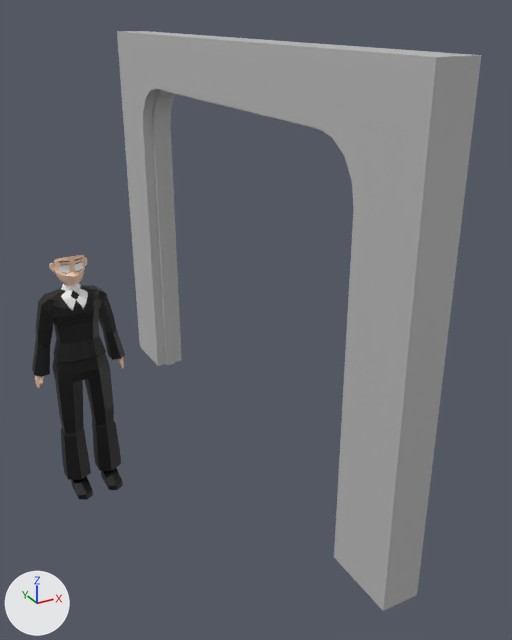
A saved change to the FBX model DefaultTileset/Meshes/mesh_arch_large_3.fbx.
Before and after are seen from a 50 mm lens placed at (-2.25, -4.35, 3.18), pointed at (-0.11, -0.46, 1.24). Every picture has the same lights, and +X, +Y and +Z are marked at lower left. Where no turn or scale is listed for an object, it has been applied to the vertices. Vertices at the same position are counted once.

In view in the first picture: 'Body', 'mesh_arch.000', 'mesh_arch.001', 'mesh_arch.003'.
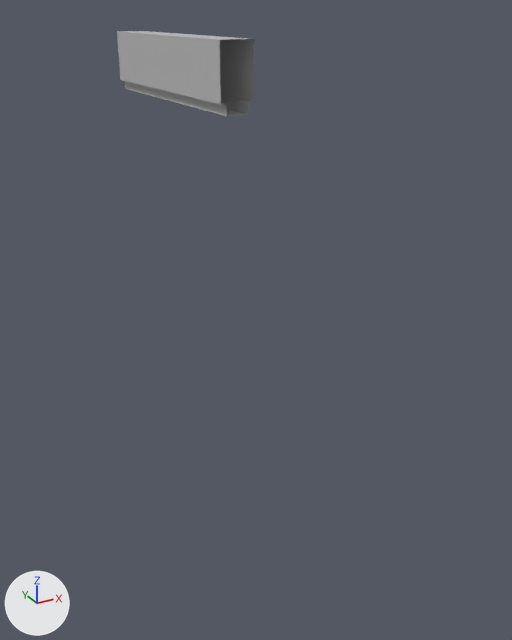
What differs and where, as boxes (x1, y1, x2, y2) in the pictures (512 x 640 px):
'mesh_arch.000', deleted
    before: (220, 40, 481, 611)
'mesh_arch.001', deleted
    before: (117, 31, 248, 366)
'Body', deleted (black)
    before: (32, 255, 125, 500)
    faces in mat_main (picture img_color_pallete_png): (32, 262, 125, 500)
    faces in mat_skin (beige #fcd2b6): (35, 255, 124, 388)
'mesh_arch.003', reshaped, moved
    before: (229, 39, 475, 57)
    after: (117, 31, 254, 116)
part 1 of me_mesh_017, cut back
    after: (125, 81, 252, 116)

Patch to the scene script:
```diff
--- a/DefaultTileset/Meshes/mesh_arch_large_3.fbx.py
+++ b/DefaultTileset/Meshes/mesh_arch_large_3.fbx.py
@@ me_mesh_017 @@
 me_mesh_017.from_pydata(...)  # 20 vertices, 14 faces; spans x -0.12..0.13, y -2.0..0.0, z 2.57..3.0
 # used by ob_mesh_arch_003; location = (0.0, 0.0, 0.0)
 # verts and faces of me_mesh_017; kept vertices keep their numbers, new ones are numbered from 20
 # before: 0 (0.13, -2.0, 3.0) at pixel (481, 55), 1 (-0.12, -2.0, 3.0) at pixel (436, 57), 2 (-0.12, -2.0, 2.6) at pixel (426, 155), 3 (0.13, -2.0, 2.6) at pixel (470, 150), 10 (-0.04, -2.0, 3.0) at pixel (451, 56)
 # before: 11 (0.04, -2.0, 3.0) at pixel (466, 55), 12 (-0.04, -2.0, 2.6) at pixel (441, 153), 13 (0.04, -2.0, 2.6) at pixel (456, 151), 14 (-0.04, 0.0, 2.6), 15 (0.04, 0.0, 2.6)
 # before: 16 (-0.04, -2.0, 2.57) at pixel (440, 160), 17 (0.04, -2.0, 2.57) at pixel (455, 158), 18 (-0.04, 0.0, 2.57) at pixel (232, 108), 19 (0.04, 0.0, 2.57)
+# me_mesh_017 part 1
+delete_faces([(1, 2, 12, 10), (0, 11, 13, 3), (10, 12, 13, 11), (12, 16, 17, 13)])
+verts[12] = (-0.08, -2.0, 2.6)  # moved, pixel (226, 104)
+verts[14] = (-0.08, 0.0, 2.6)  # moved
+verts[13] = (0.08, -2.0, 2.6)  # moved, pixel (248, 102)
+verts[15] = (0.08, 0.0, 2.6)  # moved
+verts[16] = (-0.08, -2.0, 2.53)  # moved, pixel (226, 116)
+verts[18] = (-0.08, 0.0, 2.53)  # moved, pixel (125, 88)
+verts[17] = (0.08, -2.0, 2.53)  # moved, pixel (248, 114)
+verts[19] = (0.08, 0.0, 2.53)  # moved
 me_mesh_017.materials.append(mat_lambert1_002)
@@ ob_mesh_arch_003 @@
 ob_mesh_arch_003 = bpy.data.objects.new('mesh_arch.003', me_mesh_017)
-ob_mesh_arch_003.location = (0.0, 0.0, 0.0)
+ob_mesh_arch_003.location = (0.0, 2.0, 0.0)
@@ ob_body @@
-ob_body = bpy.data.objects.new('Body', me_cylinder)
-ob_body.location = (-1.215, 0.0, 0.0)
@@ ob_mesh_arch_001 @@
-ob_mesh_arch_001 = bpy.data.objects.new('mesh_arch.001', me_mesh_001)
-ob_mesh_arch_001.location = (0.0, 0.0, 0.0)
@@ ob_mesh_arch_000 @@
-ob_mesh_arch_000 = bpy.data.objects.new('mesh_arch.000', me_mesh_015)
-ob_mesh_arch_000.location = (0.0, 0.0, 0.0)
```
